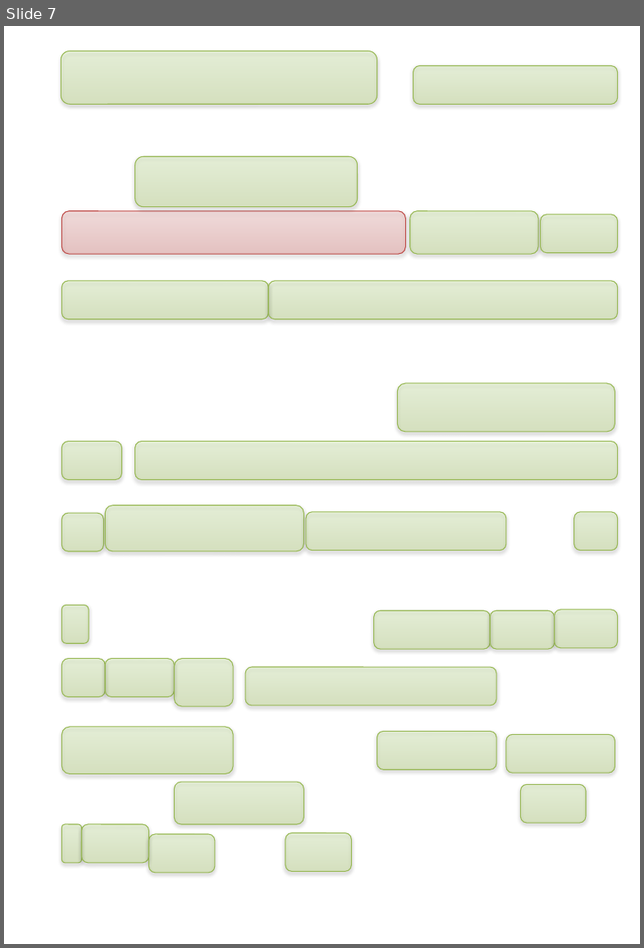
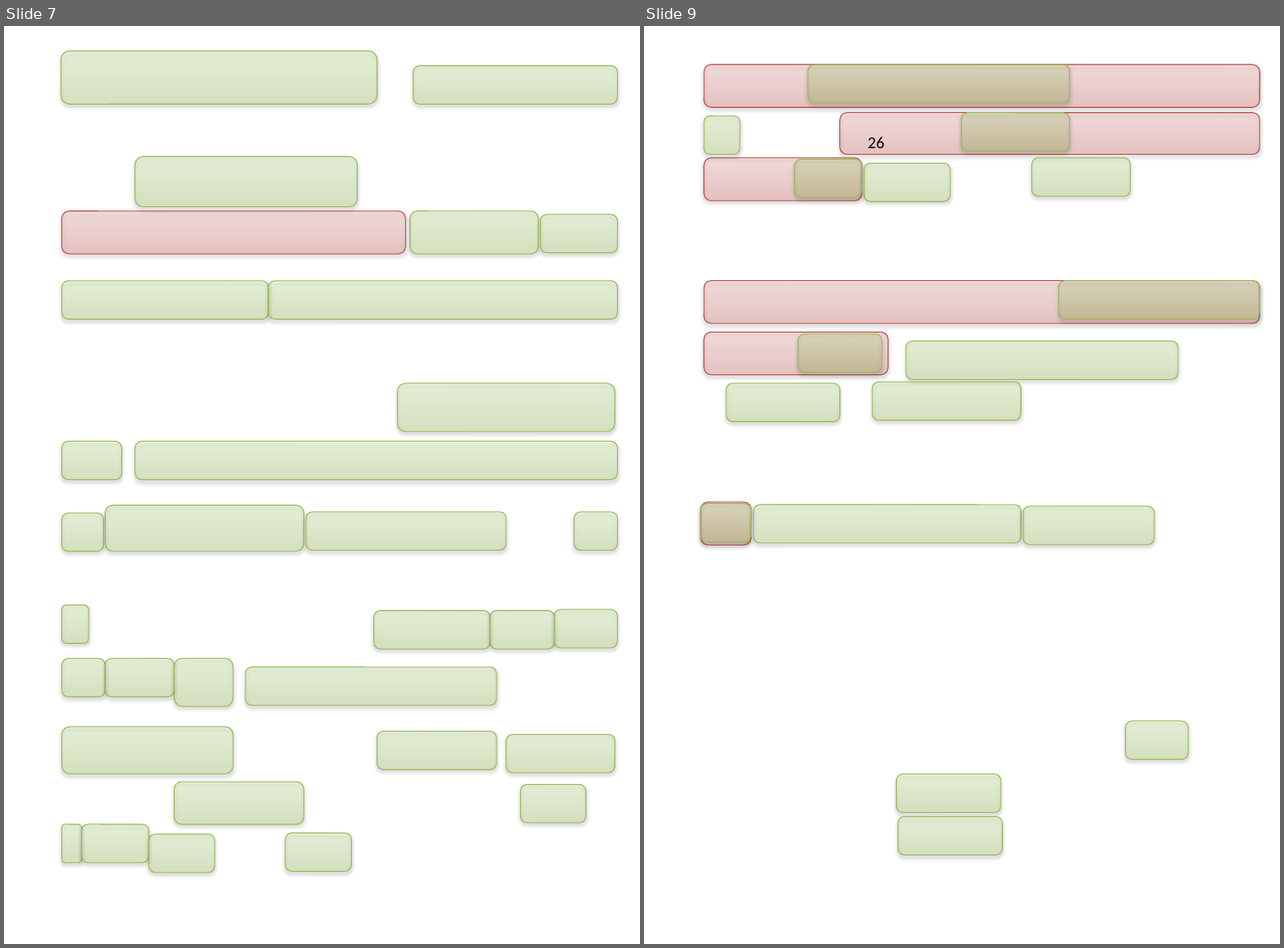
Before and after one commit to chromamorph/data, a slide deck: BachJS/DieKunstDerFuge/ContrapunctusVI/ContrapunctusVI.pptx. Shown side by side, each under a label of ours: slide 7 before the commit, slides 7 and 9 after it; the slides between them are not shown. The pictures are 644x948 and 1284x948 pixels, drawn with LibreOffice and Linux fonts; fonts in the diff are those of the drawing; background and template pictures are left out. Boxes give left, top, right and bottom in pixels: in the first picture for what was removed or moved away, otherwise in the second. Text is boxed around its words. In the diff, an @@ line names an element or a change of style, - is before the commit and + after.

```diff
--- a/BachJS/DieKunstDerFuge/ContrapunctusVI/ContrapunctusVI.pptx
+++ b/BachJS/DieKunstDerFuge/ContrapunctusVI/ContrapunctusVI.pptx
@@ slide 9 added at bbox=[644, 26, 1280, 944], background picture (left out) @@
@@ rounded rectangle added at bbox=[704, 64, 1259, 107], fill gradient #D1403C to #FFA6A5, outline #BF4C48 0.75 pt @@
@@ rounded rectangle added at bbox=[807, 64, 1069, 102], fill gradient #A0CA4A to #DAFFA5, outline #98B955 0.75 pt @@
@@ rounded rectangle added at bbox=[704, 116, 740, 154], fill gradient #A0CA4A to #DAFFA5, outline #98B955 0.75 pt @@
@@ rounded rectangle added at bbox=[840, 112, 1259, 154], fill gradient #D1403C to #FFA6A5, outline #BF4C48 0.75 pt @@
@@ rounded rectangle added at bbox=[961, 112, 1070, 151], fill gradient #A0CA4A to #DAFFA5, outline #98B955 0.75 pt @@
@@ text added at bbox=[868, 137, 884, 148], 14 pt, text #000000 @@
+26
@@ rounded rectangle added at bbox=[704, 158, 862, 201], fill gradient #D1403C to #FFA6A5, outline #BF4C48 0.75 pt @@
@@ rounded rectangle added at bbox=[795, 159, 862, 197], fill gradient #A0CA4A to #DAFFA5, outline #98B955 0.75 pt @@
@@ rounded rectangle added at bbox=[864, 163, 950, 201], fill gradient #A0CA4A to #DAFFA5, outline #98B955 0.75 pt @@
@@ rounded rectangle added at bbox=[1031, 158, 1129, 197], fill gradient #A0CA4A to #DAFFA5, outline #98B955 0.75 pt @@
@@ rounded rectangle added at bbox=[704, 281, 1259, 324], fill gradient #D1403C to #FFA6A5, outline #BF4C48 0.75 pt @@
@@ rounded rectangle added at bbox=[1058, 281, 1259, 320], fill gradient #A0CA4A to #DAFFA5, outline #98B955 0.75 pt @@
@@ rounded rectangle added at bbox=[704, 332, 888, 375], fill gradient #D1403C to #FFA6A5, outline #BF4C48 0.75 pt @@
@@ rounded rectangle added at bbox=[798, 334, 882, 373], fill gradient #A0CA4A to #DAFFA5, outline #98B955 0.75 pt @@
@@ rounded rectangle added at bbox=[906, 341, 1178, 379], fill gradient #A0CA4A to #DAFFA5, outline #98B955 0.75 pt @@
@@ rounded rectangle added at bbox=[726, 384, 840, 422], fill gradient #A0CA4A to #DAFFA5, outline #98B955 0.75 pt @@
@@ rounded rectangle added at bbox=[872, 382, 1020, 420], fill gradient #A0CA4A to #DAFFA5, outline #98B955 0.75 pt @@
@@ rounded rectangle added at bbox=[701, 502, 751, 545], fill gradient #D1403C to #FFA6A5, outline #BF4C48 0.75 pt @@
@@ rounded rectangle added at bbox=[701, 504, 751, 542], fill gradient #A0CA4A to #DAFFA5, outline #98B955 0.75 pt @@
@@ rounded rectangle added at bbox=[753, 505, 1020, 543], fill gradient #A0CA4A to #DAFFA5, outline #98B955 0.75 pt @@
@@ rounded rectangle added at bbox=[1023, 507, 1154, 544], fill gradient #A0CA4A to #DAFFA5, outline #98B955 0.75 pt @@
@@ rounded rectangle added at bbox=[1125, 721, 1188, 759], fill gradient #A0CA4A to #DAFFA5, outline #98B955 0.75 pt @@
@@ rounded rectangle added at bbox=[897, 774, 1001, 812], fill gradient #A0CA4A to #DAFFA5, outline #98B955 0.75 pt @@
@@ rounded rectangle added at bbox=[898, 816, 1002, 855], fill gradient #A0CA4A to #DAFFA5, outline #98B955 0.75 pt @@
```
Also in this commit, not shown: 8 other slides added, 9 slides removed, 11 other files.
